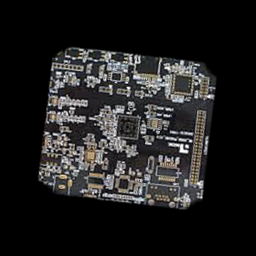
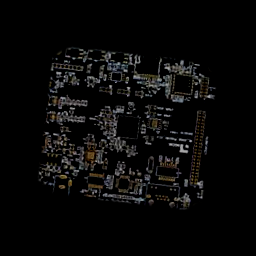
Two versions of the same layered image (256x256). Layer-by-layer changes:
painted on "Pasted Layer" over bbox(37, 46, 217, 210)
